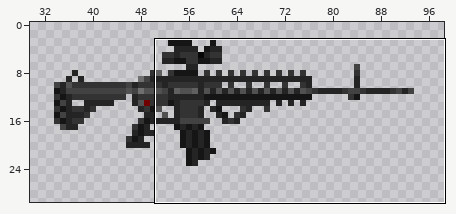
A sprite sheet gets an edit: mpguns/hk416custom1/icon.png. Above, an overview of the earlier version with the close-up marked.
Close-up. Old version:
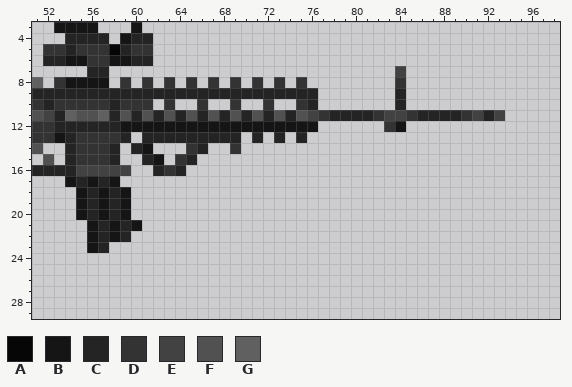
The file is 128x32 pixels. Shown: x 51..98, y 3..29. The wide view leaves out empty margins.
Palette (. is transparent): A #060606  B #151515  C #242424  D #333333  E #424242  F #515151  G #606060
Pixels before, first column x 51:
 3 ..BBBB...B.................................
 4 ...CCCC.BCC................................
 5 .DDCDDDACDD................................
 6 .CCBBDDBBCC................................
 7 .....CC..........................E.........
 8 G.DBBBB.D.D.D.D.D.D.D.D.D........D.........
 9 CCCCCCCCCCCCCCCCCCCCCCCCCC.......C.........
10 DCDDDDDCDDD.D..D..D..D..DC.......C.........
11 FECGFFGCFCFCFCFCFCFCFCFCFEDCCCCDEEDCCCCDECE
12 DDCCCCCCBBBBBBBBBBBBBBBBBB......DB.........
13 DDBCDDDDC.CCCCCCCCC.C.C.C..................
14 F..CDDDC.CB...DC..D........................
15 .F.CDDDC..CB.DC............................
16 CCCCEEEEE..CDC.............................
17 ...BCBCB...................................
18 ....BCBCB..................................
19 ....BCBCB..................................
20 ....BCBCB..................................
21 .....BCBCB.................................
22 .....BCBC..................................
23 .....BC....................................
Once edited:
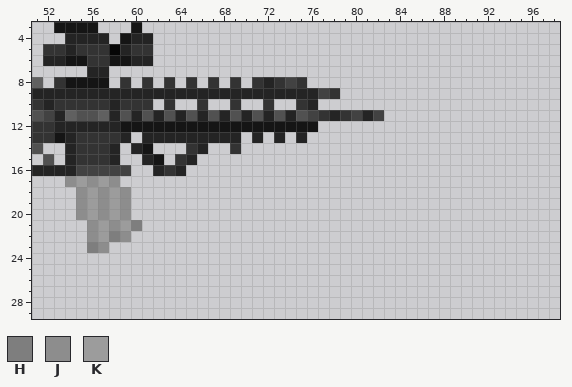
Colours new in this view: H #7e7e7e  J #8d8d8d  K #9c9c9c
Changes in this commit:
y 7: x 84 E -> .
y 8: x 72 . -> C; x 74 . -> E; x 84 D -> .
y 9: x 77..78 .. -> ED; x 84 C -> .
y 10: x 84 C -> .
y 11: x 79..80 CC -> DE; x 82..93 DEEDCCCCDECE -> E...........
y 12: x 83..84 DB -> ..
y 17: x 54..58 BCBCB -> JKJKJ
y 18..20: x 55..59 BCBCB -> JKJKJ
y 21: x 56..60 BCBCB -> JKJKH
y 22: x 56..59 BCBC -> JKHJ
y 23: x 56..57 BC -> HJ
Pixel boxes of the changes (left, top, right, bottom) in both close-ups:
changed: (263, 66, 505, 132)
changed: (65, 176, 142, 253)
